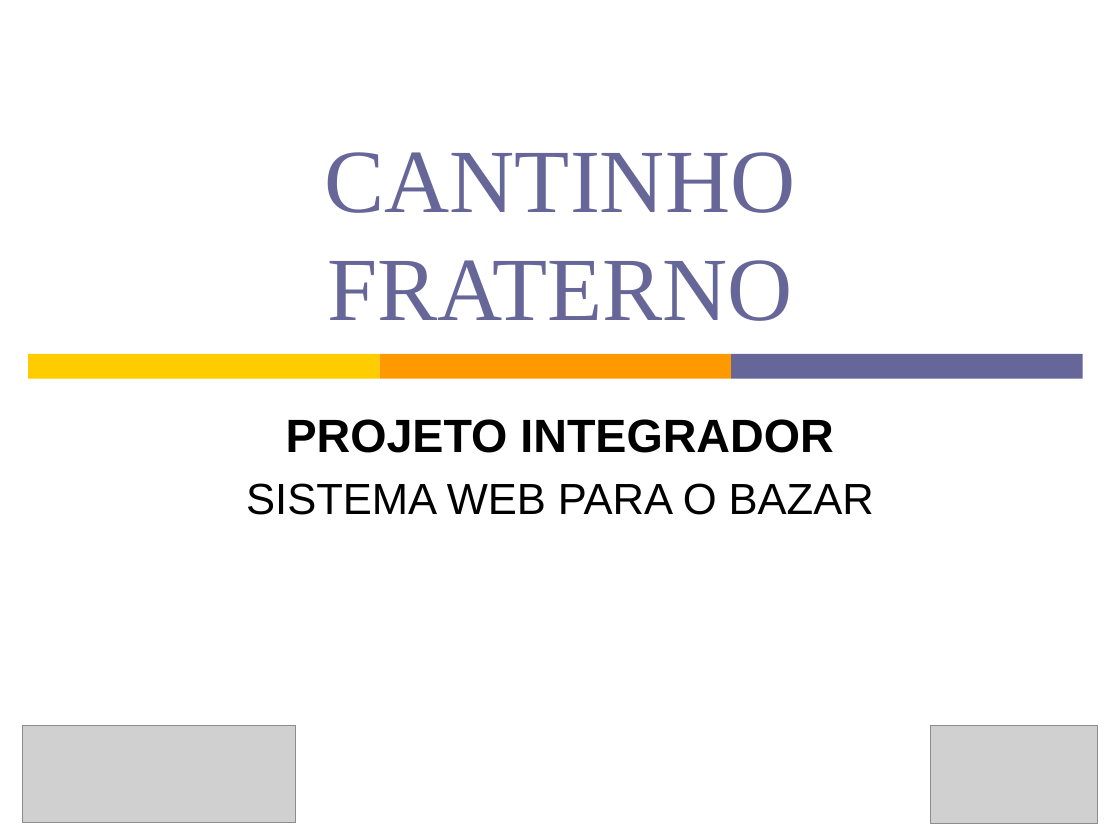
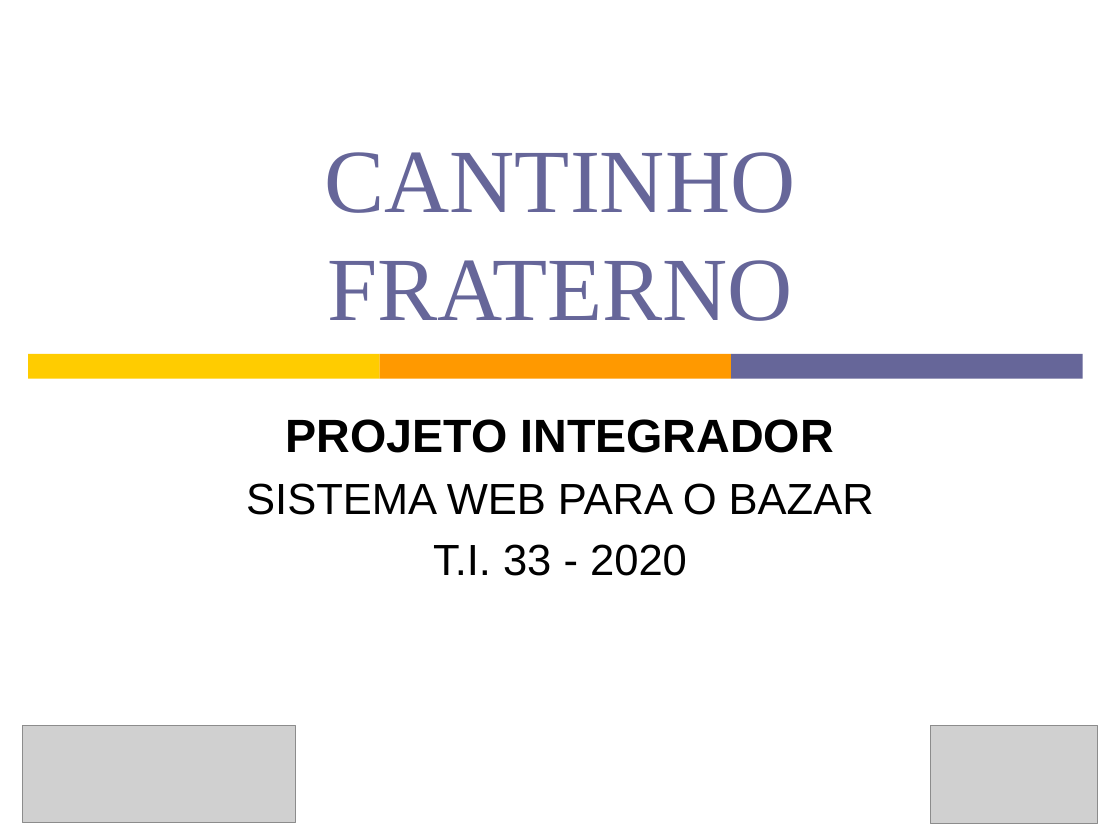
Before and after one commit to n-a-sistemas/ProjetoOng, a slide deck: slide 1 of CANTINHO FRATERNO.pptx. Drawn at 1120x840 pixels with LibreOffice and Linux fonts; fonts in the diff are those of the drawing; grey boxes stand for pictures. Boxes give left, top, right and bottom in pixels: in the first picture for what was removed or moved away, otherwise in the second. Text is boxed around its words. In the diff, an @@ line names an element or a change of style, - is before the commit and + after.

```diff
--- a/CANTINHO FRATERNO.pptx
+++ b/CANTINHO FRATERNO.pptx
@@ subtitle at (x1=433, y1=544, x2=687, y2=576): paragraph added @@
+T.I. 33 - 2020
```
Also in this commit, not shown: 3 other slides changed, 13 slides added, 2 slides removed.
